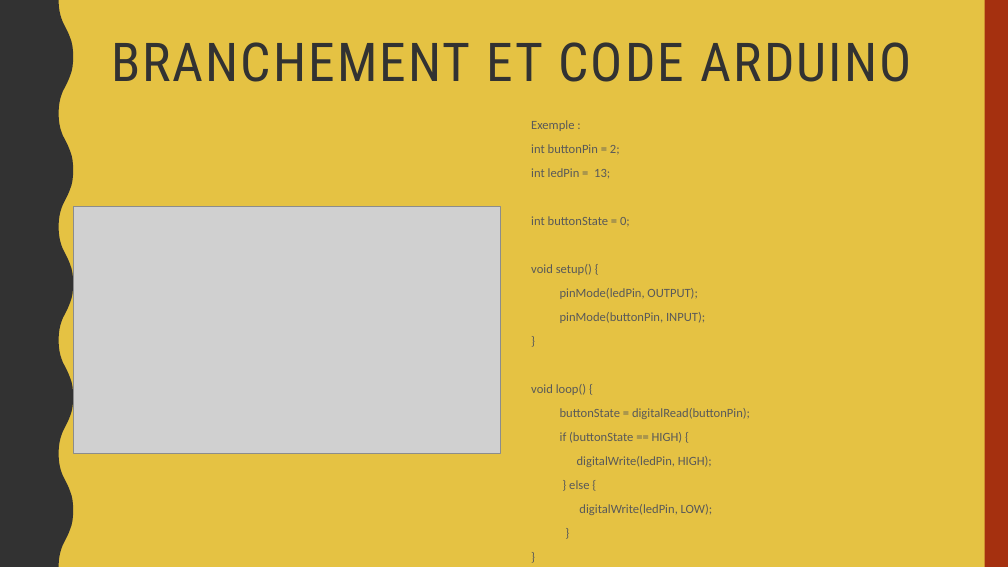
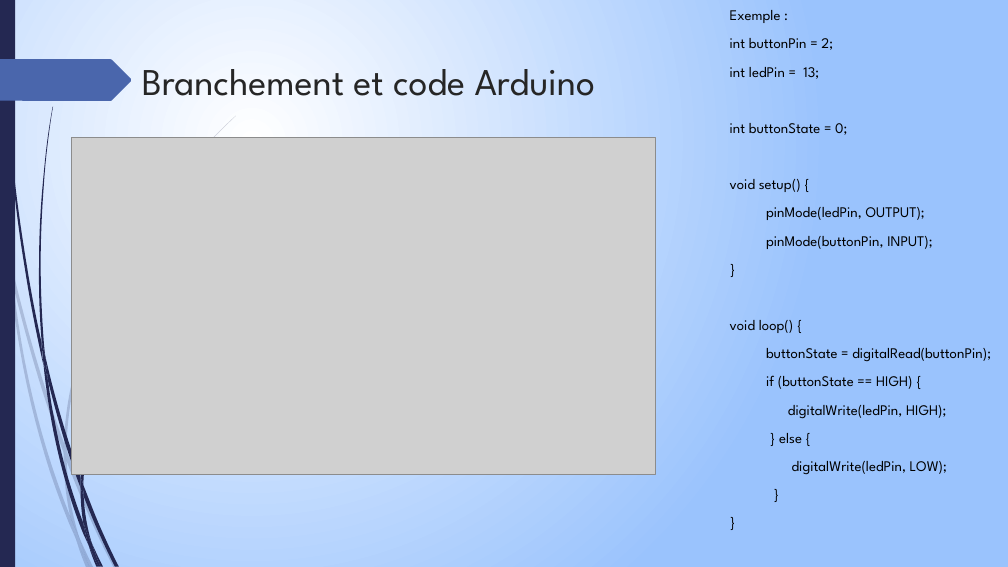
Before and after one commit to PandaPoPy/arduino_thinkcode, a slide deck: slide 10 of cours/Irondelle.pptx. Drawn at 1008x567 pixels with LibreOffice and Linux fonts; fonts in the diff are those of the drawing; grey boxes stand for pictures. Boxes give left, top, right and bottom in pixels: in the first picture for what was removed or moved away, otherwise in the second. Text is boxed around its words. In the diff, an @@ line names an element or a change of style, - is before the commit and + after.

```diff
--- a/cours/Irondelle.pptx
+++ b/cours/Irondelle.pptx
@@ background #E5C243 to gradient #FFFFFF to #9BC3FE @@
@@ freeform shape removed at bbox=[0, 0, 73, 567] @@
@@ rectangle added at bbox=[0, 0, 15, 567], fill #242852 @@
@@ text "Exemple :": place and size @@
-text "Exemple :" at bbox=[531, 120, 750, 515]
+text "Exemple :" at bbox=[730, 10, 991, 475]
@@ text "Exemple :" at bbox=[730, 10, 991, 475]: size 12 to 14 pt, font Calibri to League Spartan, text colour #595959 to #000000; line spacing 1.1 to 1; more space between paragraphs @@
@@ rectangle removed at bbox=[985, 0, 1008, 567] @@
@@ freeform shape added at bbox=[0, 59, 132, 101], fill #4A66AC @@
@@ title at bbox=[142, 69, 595, 96]: text changed; size 51 to 36 pt; font Roboto Condensed to League Spartan; text colour #323232 to #262626 @@
-BRANCHEMENT ET CODE ARDUINO
+Branchement et code Arduino
@@ picture: place and size @@
-picture at bbox=[74, 206, 501, 453]
+picture at bbox=[71, 137, 656, 474]
@@ group added at bbox=[0, 116, 236, 567]: 10 freeform shapes @@
@@ group added at bbox=[2, 0, 197, 567]: 12 freeform shapes @@
```
Also in this commit, not shown: 12 other slides changed.
